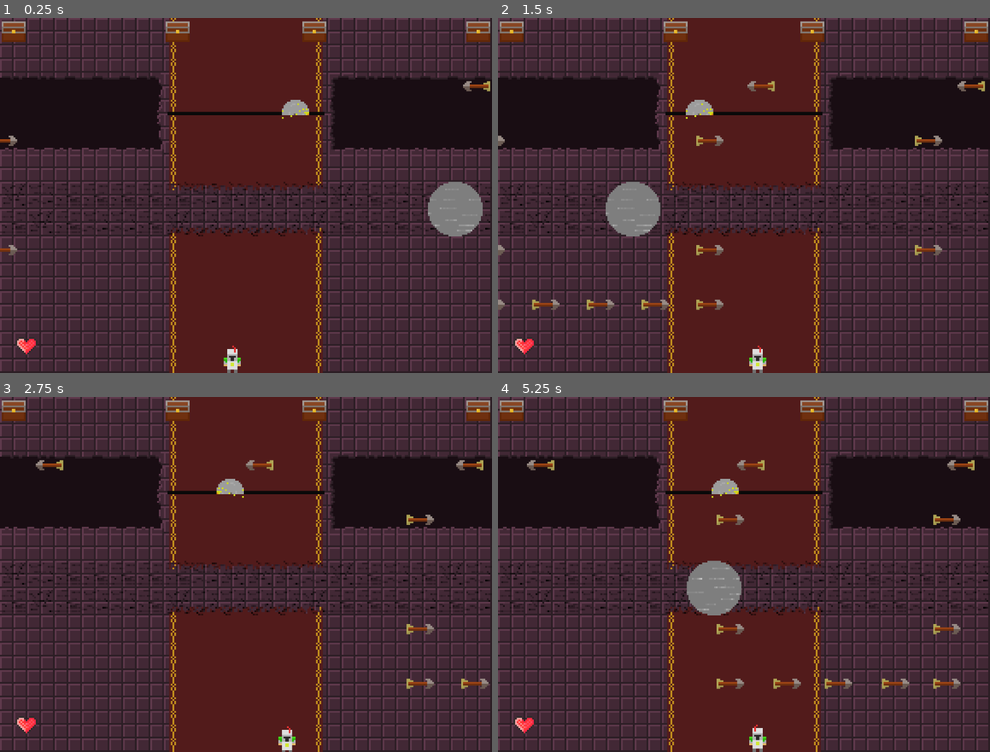
Above: before the commit, frames 1-4 (two rows, left to right).
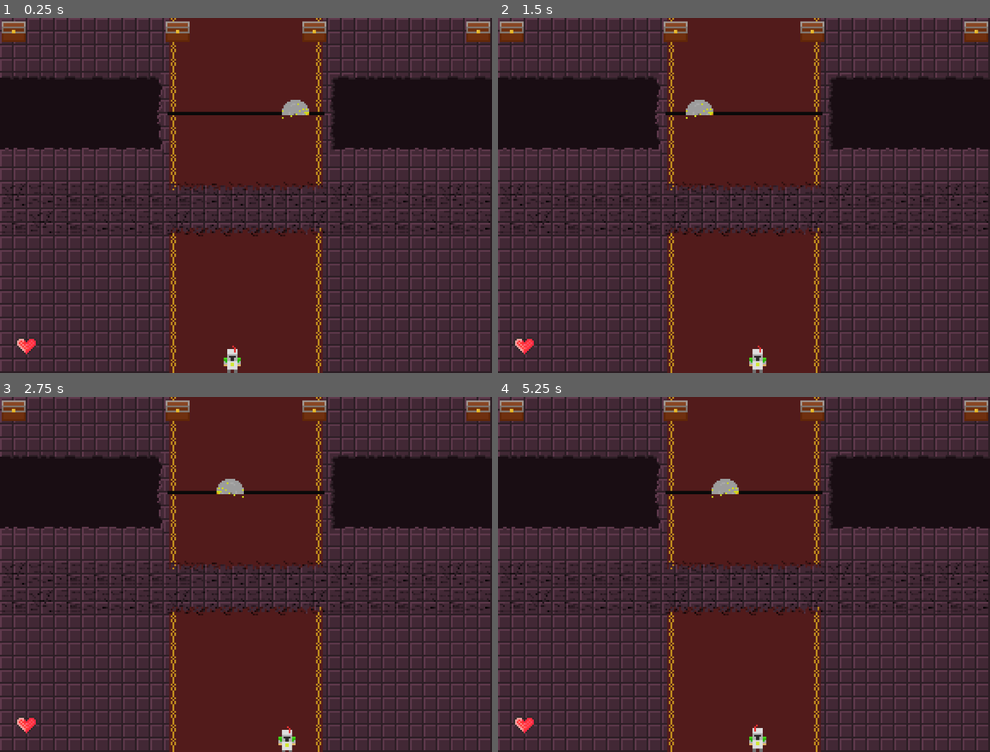
Above: after the commit, the same moments.

Repository: Miloro/frogger_godot
Game: Godot game, scene res://src/escenas/main.tscn
Two runs of this game, one before a commit and one after it. Both use one fixed random seed, a clock stepped at 60 frames per second and the inputs below.
Inputs:
- Up to frame 1 (0.25 s): no input
- Up to frame 2 (1.5 s): hold Right (right) 0.53-1.28 s; hold Down (down) from 1.28 s (still down)
- Up to frame 3 (2.75 s): release Down (down) at 2.03 s; hold Right (right) from 2.03 s (still down)
- Up to frame 4 (5.25 s): release Right (right) at 2.78 s; hold Up (up) 2.78-3.53 s; hold Left (left) 3.53-5.03 s; hold Down (down) from 5.03 s (still down)

The runs differ from the first frame. In frame 1, 1.6% of the frame differs, in the area x 0-100%, y 17-67%; in frame 2, 2.4%; in frame 3, 0.7%; in frame 4, 2.6%, in the area x 5-97%, y 17-83%.

Commit message:
depuracion codigo

Diff:
--- a/src/escenas/caida.tscn
+++ b/src/escenas/caida.tscn
@@ -1,9 +1,13 @@
 [gd_scene load_steps=2 format=3 uid="uid://5qaby8r0c7qo"]
 
 [sub_resource type="RectangleShape2D" id="RectangleShape2D_wr1sb"]
-size = Vector2(88.375, 23)
+size = Vector2(96, 32)
 
 [node name="Area2D" type="Area2D"]
 
+[node name="CollisionShape2D2" type="CollisionShape2D" parent="."]
+position = Vector2(192, 0)
+shape = SubResource("RectangleShape2D_wr1sb")
+
 [node name="CollisionShape2D" type="CollisionShape2D" parent="."]
 shape = SubResource("RectangleShape2D_wr1sb")
--- a/src/escenas/main.tscn
+++ b/src/escenas/main.tscn
@@ -1,15 +1,15 @@
 [gd_scene load_steps=13 format=3 uid="uid://bj7kqy53tyqlp"]
 
-[ext_resource type="PackedScene" uid="uid://dyvwwj2615ta6" path="res://src/escenas/mapas/mapa.tscn" id="1_bg8j1"]
-[ext_resource type="PackedScene" uid="uid://c5b8lghhwxt5j" path="res://src/escenas/elementos/jugador.tscn" id="2_blyxm"]
+[ext_resource type="PackedScene" uid="uid://dyvwwj2615ta6" path="res://src/escenas/mapa.tscn" id="1_bg8j1"]
+[ext_resource type="PackedScene" uid="uid://c5b8lghhwxt5j" path="res://src/escenas/jugador.tscn" id="2_blyxm"]
 [ext_resource type="Script" uid="uid://dngyddx5scxu7" path="res://src/scripts/casas_mananger.gd" id="2_ll7ea"]
-[ext_resource type="PackedScene" uid="uid://db7mefrwflkrv" path="res://src/escenas/elementos/casa.tscn" id="2_nxjfm"]
-[ext_resource type="PackedScene" uid="uid://ds8a0kowhhwr5" path="res://src/escenas/spawners/linea_obstaculo.tscn" id="3_glrbf"]
+[ext_resource type="PackedScene" uid="uid://db7mefrwflkrv" path="res://src/escenas/casa.tscn" id="2_nxjfm"]
+[ext_resource type="PackedScene" uid="uid://ds8a0kowhhwr5" path="res://src/escenas/linea_obstaculo.tscn" id="3_glrbf"]
 [ext_resource type="Script" uid="uid://bjevdoev0521s" path="res://src/escenas/spawner_obstaculos.gd" id="3_xmnem"]
-[ext_resource type="PackedScene" uid="uid://0yqpljy4jgge" path="res://src/escenas/elementos/trampas/obstaculo_grande.tscn" id="4_ug7w8"]
-[ext_resource type="PackedScene" uid="uid://c545kio1o4nly" path="res://src/escenas/spawners/linea_pendulo.tscn" id="5_ug7w8"]
+[ext_resource type="PackedScene" uid="uid://0yqpljy4jgge" path="res://src/escenas/obstaculo_grande.tscn" id="4_ug7w8"]
+[ext_resource type="PackedScene" uid="uid://c545kio1o4nly" path="res://src/escenas/linea_pendulo.tscn" id="5_ug7w8"]
 [ext_resource type="Script" uid="uid://ctl5hd24kxsev" path="res://src/scripts/game_state_manager.gd" id="6_kcqj4"]
-[ext_resource type="PackedScene" uid="uid://boiixlp2658gy" path="res://src/escenas/elementos/trampas/sierra.tscn" id="9_o65dt"]
+[ext_resource type="PackedScene" uid="uid://boiixlp2658gy" path="res://src/escenas/sierra.tscn" id="9_o65dt"]
 [ext_resource type="PackedScene" uid="uid://ct5pes38ymqv2" path="res://src/escenas/hud.tscn" id="10_je4du"]
 [ext_resource type="PackedScene" uid="uid://5qaby8r0c7qo" path="res://src/escenas/caida.tscn" id="12_ahkch"]
 
@@ -41,18 +41,20 @@
 
 [node name="linea_obstaculo" parent="spawner_obstaculos" instance=ExtResource("3_glrbf")]
 position = Vector2(0, 168)
-contador_obstaculos = 5
+contador_obstaculos = 0
 distancia_entre_obstaculos = 32
 
 [node name="linea_obstaculo2" parent="spawner_obstaculos" instance=ExtResource("3_glrbf")]
 position = Vector2(0, 136)
+contador_obstaculos = 0
 
 [node name="linea_obstaculo3" parent="spawner_obstaculos" instance=ExtResource("3_glrbf")]
 position = Vector2(0, 72)
+contador_obstaculos = 0
 
 [node name="linea_obstaculo4" parent="spawner_obstaculos" instance=ExtResource("3_glrbf")]
 position = Vector2(0, 40)
-contador_obstaculos = 5
+contador_obstaculos = 0
 distancia_entre_obstaculos = 123
 velocidad = 100
 spawn_por_la_izquierda = false
@@ -60,7 +62,7 @@
 [node name="linea_obstaculo5" parent="spawner_obstaculos" instance=ExtResource("3_glrbf")]
 position = Vector2(0, 112)
 obstaculo_tcn = ExtResource("4_ug7w8")
-contador_obstaculos = 1
+contador_obstaculos = 0
 velocidad = 150
 spawn_por_la_izquierda = false
 
@@ -74,11 +76,7 @@
 [node name="game_state_manager" type="Node" parent="."]
 script = ExtResource("6_kcqj4")
 
-[node name="caida_izq" parent="." instance=ExtResource("12_ahkch")]
-position = Vector2(46, 50)
+[node name="caida" parent="." instance=ExtResource("12_ahkch")]
+position = Vector2(48, 48)
 
-[node name="caida_der" parent="." instance=ExtResource("12_ahkch")]
-position = Vector2(242, 48)
-
-[connection signal="area_entered" from="caida_izq" to="jugador" method="_on_area_2d_area_entered"]
-[connection signal="area_entered" from="caida_der" to="jugador" method="_on_area_2d_area_entered"]
+[connection signal="area_entered" from="caida" to="jugador" method="_on_caida_area_entered"]
--- a/src/escenas/elementos/trampas/obstaculo.tscn
+++ b/src/escenas/obstaculo.tscn
@@ -13,7 +13,7 @@
 "texture": SubResource("AtlasTexture_arum1")
 }],
 "loop": true,
-"name": &"flecha",
+"name": &"obstaculo_animation",
 "speed": 5.0
 }]
 
@@ -24,7 +24,7 @@
 
 [node name="AnimatedSprite2D" type="AnimatedSprite2D" parent="."]
 sprite_frames = SubResource("SpriteFrames_831w1")
-animation = &"flecha"
+animation = &"obstaculo_animation"
 
 [node name="CollisionShape2D" type="CollisionShape2D" parent="."]
 shape = SubResource("RectangleShape2D_cwt5w")
--- a/src/escenas/elementos/trampas/obstaculo_grande.tscn
+++ b/src/escenas/obstaculo_grande.tscn
@@ -27,7 +27,7 @@
 "texture": SubResource("AtlasTexture_jfc2i")
 }],
 "loop": true,
-"name": &"piedra",
+"name": &"obstaculo_animation",
 "speed": 5.0
 }]
 
@@ -38,7 +38,7 @@
 
 [node name="AnimatedSprite2D" type="AnimatedSprite2D" parent="."]
 sprite_frames = SubResource("SpriteFrames_7a3q6")
-animation = &"piedra"
+animation = &"obstaculo_animation"
 
 [node name="CollisionShape2D" type="CollisionShape2D" parent="."]
 position = Vector2(-0.5, -0.5)
--- a/src/escenas/elementos/trampas/sierra.tscn
+++ b/src/escenas/sierra.tscn
@@ -62,7 +62,7 @@
 "texture": SubResource("AtlasTexture_t40yw")
 }],
 "loop": true,
-"name": &"sierra_anm",
+"name": &"obstaculo_animation",
 "speed": 5.0
 }]
 
@@ -73,7 +73,7 @@
 
 [node name="AnimatedSprite2D" type="AnimatedSprite2D" parent="."]
 sprite_frames = SubResource("SpriteFrames_t8ce4")
-animation = &"sierra_anm"
+animation = &"obstaculo_animation"
 
 [node name="CollisionShape2D" type="CollisionShape2D" parent="."]
 position = Vector2(0, -3)
--- a/src/scripts/jugador.gd
+++ b/src/scripts/jugador.gd
@@ -104,8 +104,7 @@
 	nueva_posicion = POSICION_INICIAL_JUGADOR
 	muerto = false
 
-
-func _on_area_2d_area_entered(area: Area2D) -> void:
+func _on_caida_area_entered(area: Area2D) -> void:
 	if area is Jugador:
 		print("te caiste")
 		muere(true)
--- a/src/scripts/linea_obstaculo.gd
+++ b/src/scripts/linea_obstaculo.gd
@@ -5,7 +5,7 @@
 signal jugador_golpeado
 
 
-@export var obstaculo_tcn = preload("res://src/escenas/elementos/trampas/obstaculo.tscn")
+@export var obstaculo_tcn = preload("res://src/escenas/obstaculo.tscn")
 @export var contador_obstaculos = 3
 @export var distancia_entre_obstaculos = 128
 @export var velocidad = 200
@@ -28,7 +28,7 @@
 		obstaculo.area_entered.connect(on_jugador_entra_obstaculo)
 		add_child(obstaculo)
 		obstaculos.append(obstaculo)
-		obstaculo.get_node("AnimatedSprite2D").play("piedra")
+		obstaculo.get_node("AnimatedSprite2D").play("obstaculo_animation")
 
 func _process(delta: float) -> void:
 	var dir = 1
--- a/src/scripts/linea_pendulo.gd
+++ b/src/scripts/linea_pendulo.gd
@@ -7,18 +7,18 @@
 
 var sierra
 
-
 func _ready() -> void:
-	var obstaculo = escena_obstaculo.instantiate()
-	obstaculo.position = Vector2()
-	obstaculo.area_entered.connect(on_jugador_entra_obstaculo)
-	var spriteAnimado = obstaculo.get_node("AnimatedSprite2D")
-	spriteAnimado.play("sierra_anm")
-	sierra = obstaculo
-	add_child(obstaculo)
+	if contador_obstaculos > 0:
+		var obstaculo = escena_obstaculo.instantiate()
+		obstaculo.position = Vector2()
+		obstaculo.area_entered.connect(on_jugador_entra_obstaculo)
+		obstaculo.get_node("AnimatedSprite2D").play("obstaculo_animation")
+		sierra = obstaculo
+		add_child(obstaculo)
 
 
 func _process(delta: float) -> void:
+	if contador_obstaculos > 0:
 		var nueva_posicion_x = velocidad * delta + sierra.position.x
 		if abs(nueva_posicion_x-ancho) < 10 or abs(nueva_posicion_x-ancho) > abs(2*ancho):
 			velocidad = -velocidad
Renamed: src/escenas/elementos/casa.tscn -> src/escenas/casa.tscn
Renamed: src/escenas/elementos/jugador.tscn -> src/escenas/jugador.tscn
Renamed: src/escenas/spawners/linea_obstaculo.tscn -> src/escenas/linea_obstaculo.tscn
Renamed: src/escenas/spawners/linea_pendulo.tscn -> src/escenas/linea_pendulo.tscn
Renamed: src/escenas/mapas/mapa.tscn -> src/escenas/mapa.tscn
Not shown: 1 places in src/escenas/obstaculo.tscn that only renumber resources
